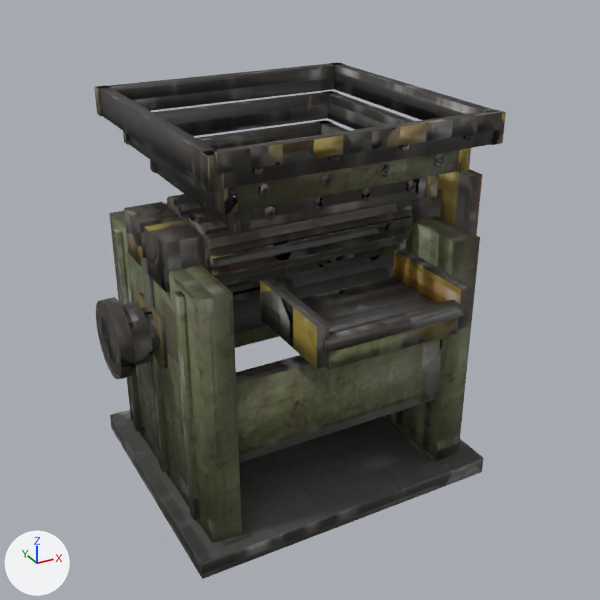
A saved change to the Blender file Art/feCrusher/hd/feCrusher_HD.blend.
Before and after are seen from the file's camera 'feIA_Cam'. The lights are fixed; the arrows at lower left show +X, +Y and +Z. The first picture is the older version.

In view in the first picture: 'FeSpin_DriveShaft', 'FeSpin_x2_Rev_RollB', 'feCrusher_Base' and 1 more.
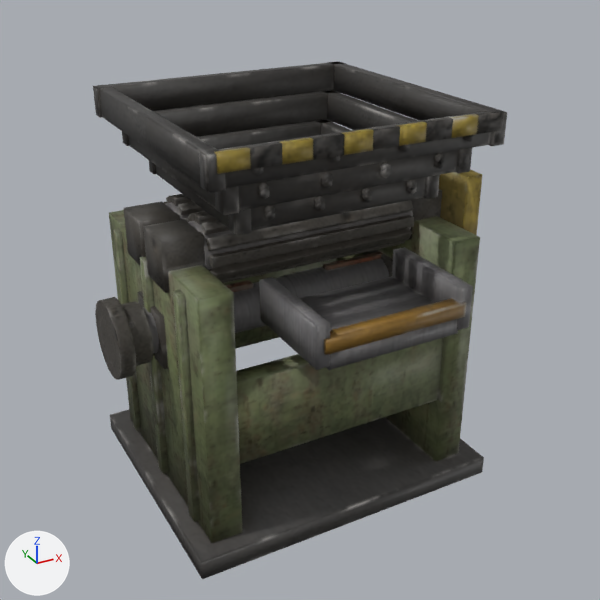
The change, as a list of edits to the scene's bpy script:
```text
Change me_fecrusher_base:
    used by ob_fecrusher_base; location = (0.0, 0.0, 0.0)
    remove me_fecrusher_base.from_pydata(...)  # 952 vertices, 664 faces; spans x -0.43..0.465, y -0.505..0.375, z 0.0..1.04
    add me_fecrusher_base.from_pydata(...)  # 952 vertices, 664 faces; spans x -0.431..0.465, y -0.507..0.376, z -0.001..1.041
    me_fecrusher_base part 1: the loose piece of 8 vertices spanning x -0.38..-0.3, y -0.31..0.31, z 0.05..0.71 is scaled about its middle by (1.03, 1, 1)
    me_fecrusher_base part 2: the loose piece of 8 vertices spanning x -0.395..-0.375, y -0.015..0.015, z 0.07..0.69 is scaled about its middle by (1.24, 1.16, 1.01)
    me_fecrusher_base part 3: the loose piece of 8 vertices spanning x -0.39..-0.29, y -0.135..-0.015, z 0.66..0.78 is scaled about its middle by 1.02
    me_fecrusher_base part 4: the loose piece of 8 vertices spanning x -0.39..-0.29, y -0.08..0.08, z 0.43..0.57 is scaled about its middle by (1.04, 1.02, 1.03)
    me_fecrusher_base part 5: the loose piece of 8 vertices spanning x -0.3..0.3, y 0.245..0.295, z 0.24..0.68 is scaled about its middle by (1.01, 1.07, 1.01)
    me_fecrusher_base part 6: the loose piece of 8 vertices spanning x -0.3..0.3, y -0.295..-0.245, z 0.25..0.47 is scaled about its middle by (1.01, 1.1, 1.02)
    me_fecrusher_base part 7: the loose piece of 12 vertices spanning x -0.097..-0.078, y -0.375..-0.363, z 0.984..1.006 is scaled about its middle by (1.11, 1.2, 1.11)
    me_fecrusher_base part 8: the loose piece of 12 vertices spanning x 0.078..0.097, y -0.375..-0.363, z 0.984..1.006 is scaled about its middle by (1.12, 1.23, 1.13)
    me_fecrusher_base part 9: the loose piece of 12 vertices spanning x 0.253..0.272, y -0.375..-0.363, z 0.984..1.006 is scaled about its middle by (1.12, 1.23, 1.13)
    me_fecrusher_base part 10: the loose piece of 8 vertices spanning x -0.32..0.32, y 0.285..0.315, z 0.895..0.965 is scaled about its middle by (1.01, 1.16, 1.07)
    me_fecrusher_base part 11: the loose piece of 12 vertices spanning x -0.085..-0.065, y -0.325..-0.313, z 0.914..0.936 is scaled about its middle by (1.11, 1.2, 1.11)
    me_fecrusher_base part 12: the loose piece of 12 vertices spanning x 0.065..0.085, y -0.325..-0.313, z 0.914..0.936 is scaled about its middle by (1.13, 1.23, 1.12)
    me_fecrusher_base part 13: the loose piece of 12 vertices spanning x 0.215..0.235, y -0.325..-0.313, z 0.914..0.936 is scaled about its middle by (1.12, 1.23, 1.12)
    me_fecrusher_base part 14: the loose piece of 12 vertices spanning x 0.065..0.085, y -0.325..-0.313, z 0.924..0.946 is scaled about its middle by (1.11, 1.2, 1.11)
    me_fecrusher_base part 15: the loose piece of 12 vertices spanning x 0.215..0.235, y -0.325..-0.313, z 0.924..0.946 is scaled about its middle by (1.12, 1.23, 1.12)
    me_fecrusher_base part 16: 396 of 952 vertices moved; they spanned x -0.395..0.395, y -0.505..0.375, z 0.07..1.04 and now span x -0.397..0.397, y -0.507..0.376, z 0.068..1.041; mean shift (0.0, 0.0, 0.0); largest move (-0.18, -0.505, 0.625) -> (-0.182, -0.507, 0.623)
    me_fecrusher_base part 17: texture (UV) coordinates of 664 of 664 faces, centred in x -0.43..0.465, y -0.505..0.375, z 0.0..1.04, changed; they spanned u 0.01..0.99, v 0.01..0.99 and now span u 0.01..0.99, v 0.01..0.99
    other edits to the shape of me_fecrusher_base do not show in these pictures
```

Changed parts and their boxes [x1, y1, x2, y2] in the pictures (600 x 600 px; the box of a moved part takes in the faces that stretch with it):
'feCrusher_Base', reshaped, surface changed: before [94, 62, 506, 579]; after [93, 61, 507, 579]
part 1 of me_fecrusher_base, moved or reshaped: before [109, 211, 242, 543]; after [109, 210, 243, 543]
part 2 of me_fecrusher_base, moved or reshaped: before [141, 257, 169, 473]; after [140, 257, 169, 474]
part 3 of me_fecrusher_base, moved or reshaped: before [144, 220, 205, 292]; after [143, 219, 205, 293]
part 4 of me_fecrusher_base, moved or reshaped: before [138, 292, 168, 368]; after [137, 291, 168, 369]
part 5 of me_fecrusher_base, moved or reshaped: before [222, 258, 336, 348]; after [223, 258, 337, 349]
part 6 of me_fecrusher_base, moved or reshaped: before [236, 337, 443, 463]; after [236, 338, 443, 464]
part 7 of me_fecrusher_base, moved or reshaped: before [329, 155, 339, 163]; after [329, 156, 340, 164]
part 8 of me_fecrusher_base, moved or reshaped: before [399, 144, 409, 152]; after [399, 144, 410, 152]
part 9 of me_fecrusher_base, moved or reshaped: before [464, 134, 473, 141]; after [463, 135, 474, 142]
part 10 of me_fecrusher_base, moved or reshaped: before [123, 91, 337, 145]; after [122, 90, 340, 146]
part 11 of me_fecrusher_base, moved or reshaped: before [322, 179, 332, 188]; after [321, 178, 332, 188]
part 12 of me_fecrusher_base, moved or reshaped: before [380, 168, 390, 178]; after [379, 168, 391, 178]
part 13 of me_fecrusher_base, moved or reshaped: before [434, 159, 444, 168]; after [434, 159, 445, 169]
part 14 of me_fecrusher_base, moved or reshaped: before [380, 163, 390, 173]; after [380, 162, 391, 171]
part 15 of me_fecrusher_base, moved or reshaped: before [435, 154, 444, 164]; after [434, 153, 445, 164]
part 16 of me_fecrusher_base, moved or reshaped: before [94, 62, 506, 521]; after [93, 61, 507, 522]
part 17 of me_fecrusher_base, surface changed: [94, 62, 506, 579] in both
